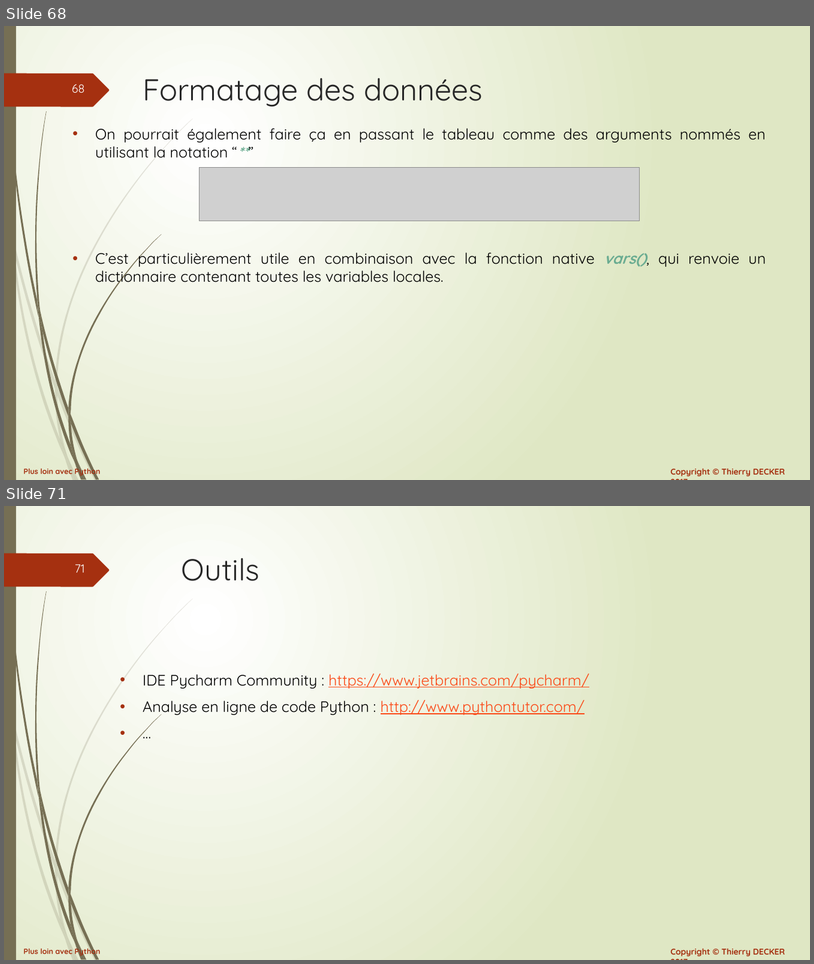
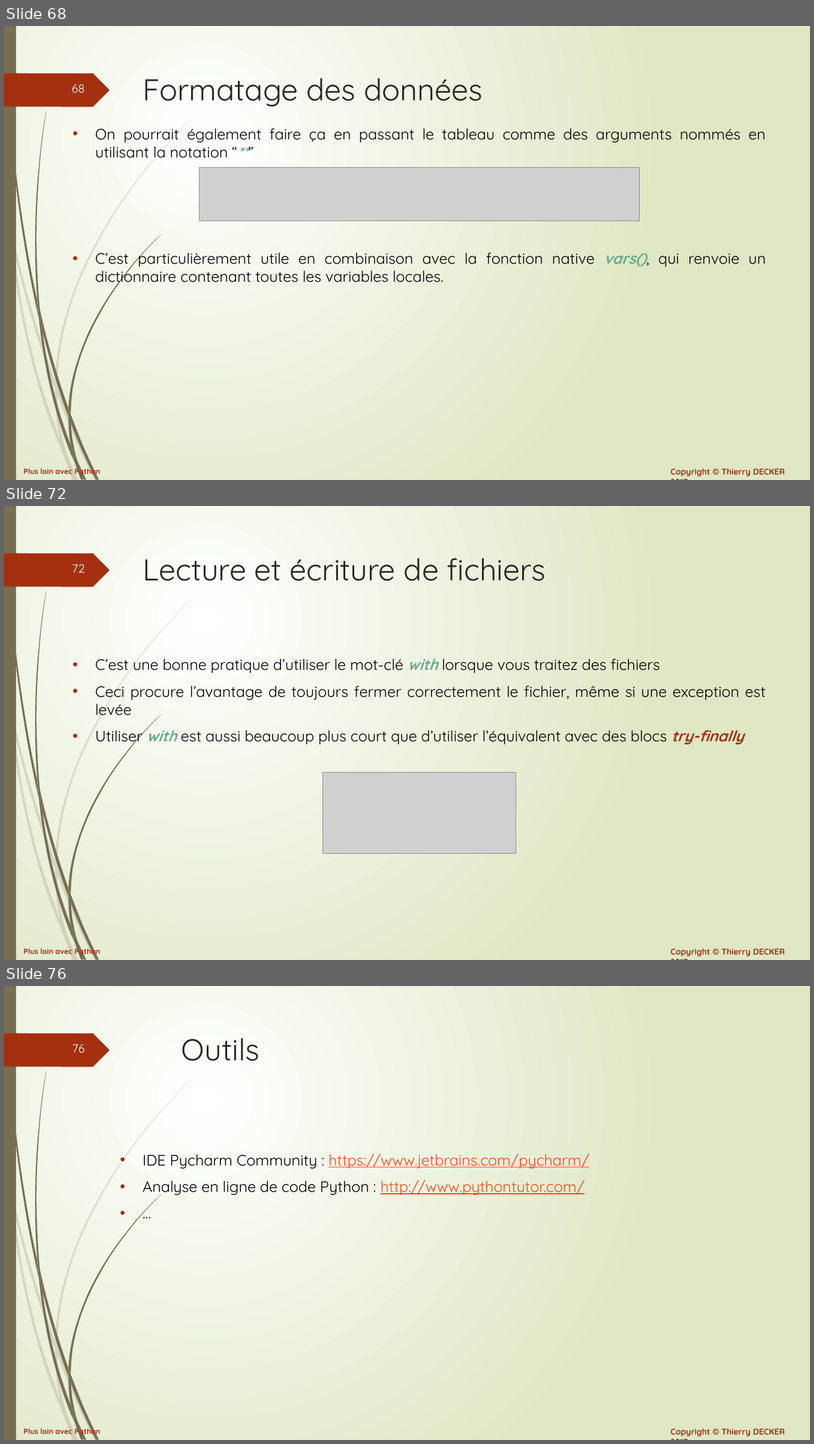
Before and after one commit to VikmanTheRacoon/learning-python, a slide deck: documentations/python-102.pptx. Shown one above the other, each under a label of ours: slides 68 and 71 before the commit, slides 68, 72 and 76 after it; the slides between them are not shown. The pictures are 814x964 and 814x1444 pixels, drawn with LibreOffice and Linux fonts; fonts in the diff are those of the drawing; grey boxes stand for pictures. Boxes give left, top, right and bottom in pixels: in the first picture for what was removed or moved away, otherwise in the second. Text is boxed around its words. In the diff, an @@ line names an element or a change of style, - is before the commit and + after.

```diff
--- a/documentations/python-102.pptx
+++ b/documentations/python-102.pptx
@@ slide 72 added at (x1=4, y1=506, x2=810, y2=960), background gradient #FFFFFF to #DFE8C4; not listed: 27 template elements that a slide beside it also shows @@
@@ title added at (x1=143, y1=558, x2=546, y2=581), 36 pt, text #262626 @@
+Lecture et écriture de fichiers
@@ text added at (x1=95, y1=658, x2=766, y2=745), 18 pt, text #000000 @@
+• C’est une bonne pratique d’utiliser le mot-clé with lorsque vous traitez des fichiers
+• Ceci procure l’avantage de toujours fermer correctement le fichier, même si une exception est levée
+• Utiliser with est aussi beaucoup plus court que d’utiliser l’équivalent avec des blocs try-finally
@@ picture added at (x1=323, y1=772, x2=516, y2=853) @@
@@ what was slide 71 is now slide 76 @@
@@ page number at (x1=72, y1=1044, x2=85, y2=1053): text changed @@
-71
+76
```
Also in this commit, not shown: 2 slides changed, 4 other slides added, 1 other file.
